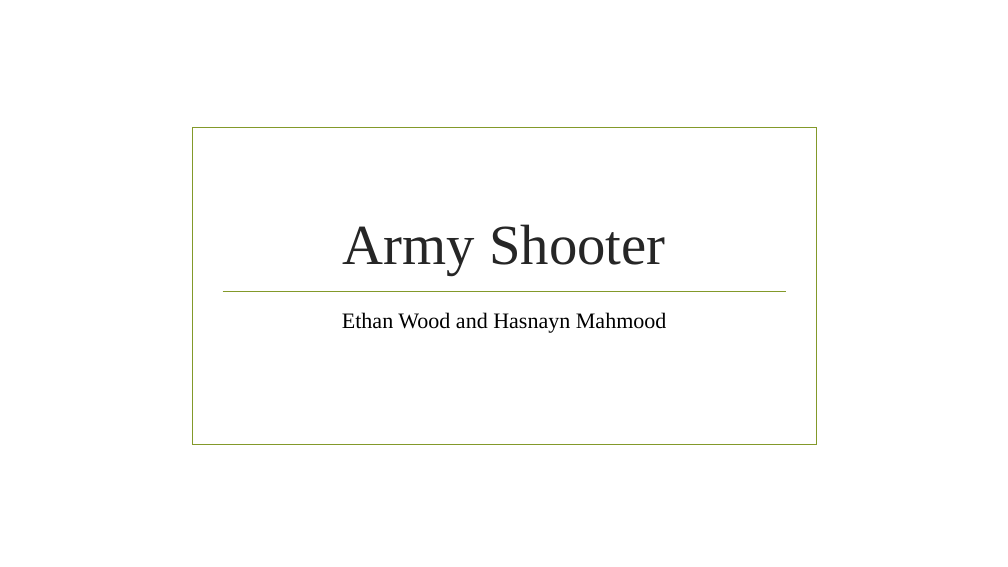
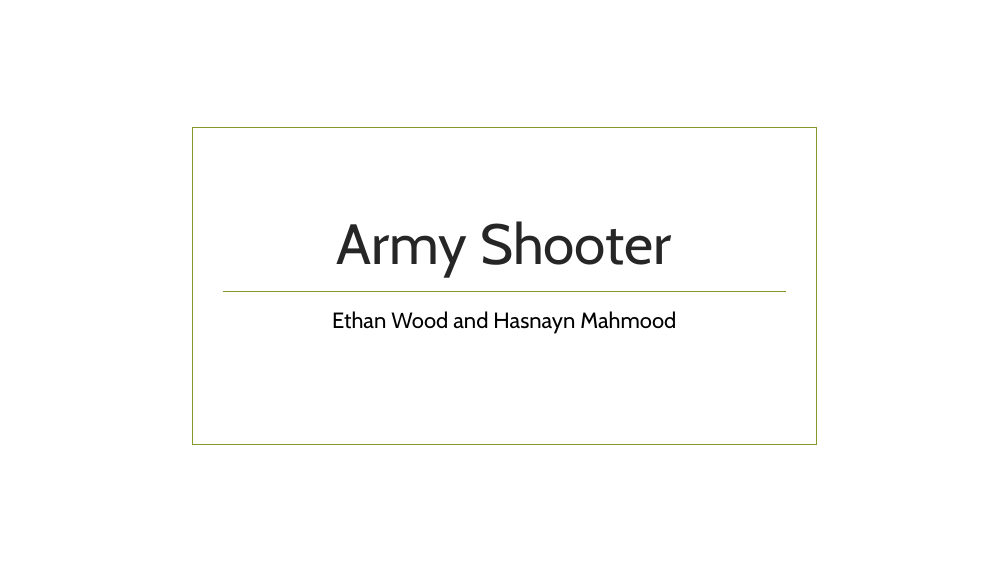
Before and after one commit to Ethanwood1886/COM4008-PR1-EH, a slide deck: slide 1 of COM4008 PR1 Presentation.pptx. Drawn at 1008x567 pixels with LibreOffice and Linux fonts; fonts in the diff are those of the drawing; background and template pictures are left out. Boxes give left, top, right and bottom in pixels: in the first picture for what was removed or moved away, otherwise in the second. Text is boxed around its words. In the diff, an @@ line names an element or a change of style, - is before the commit and + after.

```diff
--- a/COM4008 PR1 Presentation.pptx
+++ b/COM4008 PR1 Presentation.pptx
@@ title "Army Shooter" at bbox=[337, 221, 672, 277]: font Times New Roman to Cabin @@
@@ subtitle "Ethan Wood and Hasnayn Mahmood" at bbox=[332, 311, 676, 334]: font Times New Roman to Cabin @@
```
Also in this commit, not shown: 3 slides added, 1 other file.
